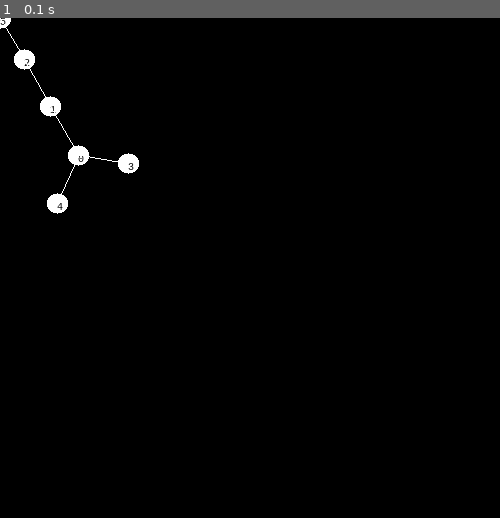
Above: before the commit, frame 1.
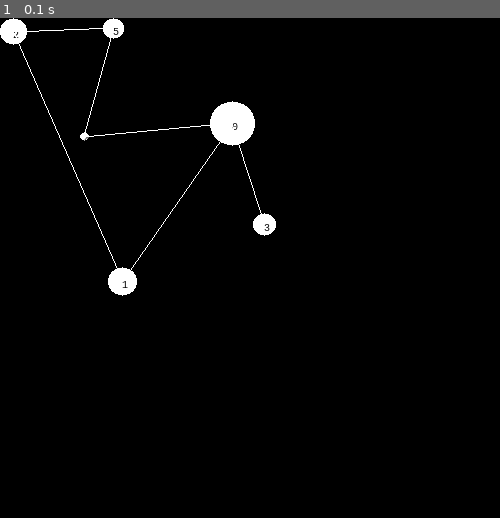
Above: after the commit, the same moment.

Repository: tyrvi/evo_layout
Game: pygame game, started from src/draw.py
Two runs of this game, one before a commit and one after it. Both use one fixed random seed, a clock stepped at 60 frames per second and the inputs below.
Inputs:
- Up to frame 1 (0.1 s): no input

The runs differ from the first frame. In frame 1, 2.4% of the frame differs, in the area x 0-56%, y 0-56%.

Commit message:
added different constants for repulsive and attractive forces and experiments with force functions

Diff:
--- a/src/draw.py
+++ b/src/draw.py
@@ -55,6 +55,6 @@
     G = graph.generate6()
     print(G)
     # draw_graph(G)
-    G = nature.nature(G, iterations=1000)
+    G = nature.nature(G, iterations=250)
     print(G)
     draw_graph(G)
--- a/src/graph.py
+++ b/src/graph.py
@@ -30,15 +30,16 @@
     def __init__(self, idx, pos=[0, 0], disp=[0, 0], radius=10, random=False, width=200, height=200):
         # TODO: allow for random instantiation of position
         if random is True:
-            x = np.random.randint(0, width)
-            y = np.random.randint(0, height)
+            self.radius = np.random.randint(4, 25)
+            x = np.random.randint(self.radius, width-self.radius)
+            y = np.random.randint(self.radius, height-self.radius)
             self.pos = np.array([x, y])
-            self.disp = np.array(disp)
         else:
+            self.radius = radius
             self.pos = np.array(pos)
-            self.disp = np.array(disp)
 
-        self.radius = radius
+        # self.radius = radius
+        self.disp = np.array(disp)
         self.idx = idx
 
     def __str__(self):
@@ -47,7 +48,12 @@
 
 class Edge:
     """An Edge consists of two instances of Vertex, `v1` and `v2`."""
-    def __init__(self, v1=None, v2=None):
+    def __init__(self, v1=None, v2=None, k=1, random=False):
+        # The 'spring' constant for the edge.
+        if random is True:
+            k = k*np.random.random()
+
+        self.k = k
         self.v1 = v1
         self.v2 = v2
 
@@ -76,11 +82,12 @@
         v = Vertex(i, random=True)
         V.append(v)
 
-    E.append(Edge(V[0], V[1]))
-    E.append(Edge(V[0], V[3]))
-    E.append(Edge(V[0], V[4]))
-    E.append(Edge(V[1], V[2]))
-    E.append(Edge(V[2], V[5]))
+    E.append(Edge(V[0], V[1], k=1/2, random=True))
+    E.append(Edge(V[0], V[3], k=1/2, random=True))
+    E.append(Edge(V[0], V[4], k=1/2, random=True))
+    E.append(Edge(V[1], V[2], k=1/2, random=True))
+    E.append(Edge(V[2], V[5], k=1/2, random=True))
+    E.append(Edge(V[4], V[5], k=1/2, random=True))
 
     return Graph(V, E)
 
--- a/src/nature.py
+++ b/src/nature.py
@@ -3,23 +3,27 @@
 # from util import pause
 
 
-def nature(graph, width=500, length=500, iterations=100, temp=1, cool=lambda t: np.exp(-t)):
+def nature(graph, width=500, height=500, iterations=100, temp=1, cool=lambda t: np.exp(-t)):
     """
     Graph drawing by forced-directed placement.
     temp is the maximum displacement of a given vertex on an iteration which
     is annealed over time with the cooling function
     """
     C = 10  # constant used for tuning the spring constant
-    area = width * length
-    k = C * np.sqrt(area/len(graph.V))
+    area = width * height
+    K = C * np.sqrt(area/len(graph.V))
 
     # attractive force
-    def fa(d): return (d*d) / k
+    # def fa(d): return (d*d) / k
     # def fa(d): return k*np.log(d)
+    # def fa(d): return d/k
+    def fa(d, k): return (k*d*d) / K
 
     # repulsive force
+    # def fr(d): return k / (d*d)
     # def fr(d): return (k*k) / d
-    def fr(d): return k / (d*d)
+    # def fr(d): return -k/d
+    def fr(d, r1, r2): return K*(r1+r2) / (d*d)
 
     for i in range(iterations):
         # calculate repulsive forces
@@ -32,7 +36,9 @@
                 if v1 is not v2:
                     d = v1.pos - v2.pos
                     norm = np.linalg.norm(d)
-                    v1.disp = v1.disp + (d / norm) * fr(norm)
+                    # v1.disp = v1.disp + (d / norm) * fr(norm)
+                    v1.disp = v1.disp + (d / norm) * fr(norm, v1.radius, v2.radius)
+
                     # print("d = {}, norm = {},\nv1 {!s}\nv2 {!s}".format(d, norm, v1, v2))
 
         # print("Calculature attractive forces:\n")
@@ -40,8 +46,9 @@
         for e in graph.E:
             d = e.v1.pos - e.v2.pos
             norm = np.linalg.norm(d)
-            e.v1.disp = e.v1.disp - (d/norm)*fa(norm)
-            e.v2.disp = e.v2.disp + (d/norm)*fa(norm)
+            e.v1.disp = e.v1.disp - (d/norm)*fa(norm, e.k)
+            e.v2.disp = e.v2.disp + (d/norm)*fa(norm, e.k)
+
             # print("d = {}, norm = {},\nv1 {!s}\nv2 {!s}".format(d, norm, e.v1, e.v2))
 
         # limit the maximum displacement using a temperature
@@ -54,9 +61,12 @@
             """
             norm = np.linalg.norm(v.disp)
             v.pos = v.pos + (v.disp/norm) * temp
-            # prevent being displaced outside of the frame which only has positive coordinates
-            v.pos[0] = min(width, max(0, v.pos[0]))
-            v.pos[1] = min(length, max(0, v.pos[1]))
+            # prevent being displaced outside of the frame which only
+            # has positive coordinates
+            v.pos[0] = min(width-v.radius, max(v.radius, v.pos[0]))
+            v.pos[1] = min(height-v.radius, max(v.radius, v.pos[1]))
+            # v.pos[0] = min(width, max(0, v.pos[0]))
+            # v.pos[1] = min(height, max(0, v.pos[1]))
 
         temp = cool(temp)
 
Not shown, changed: README.org
